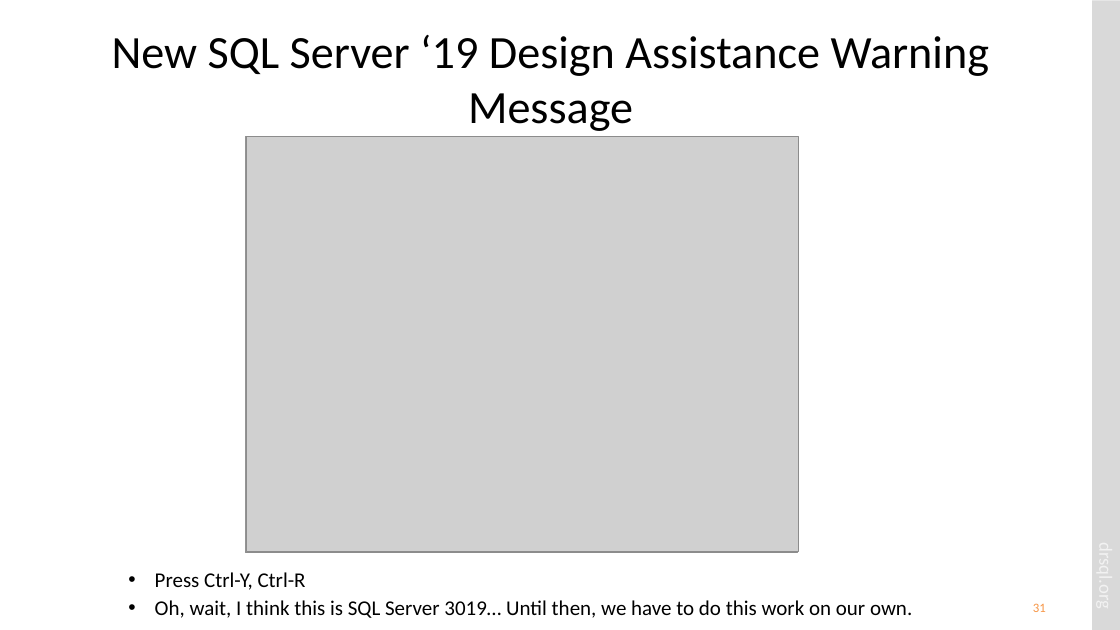
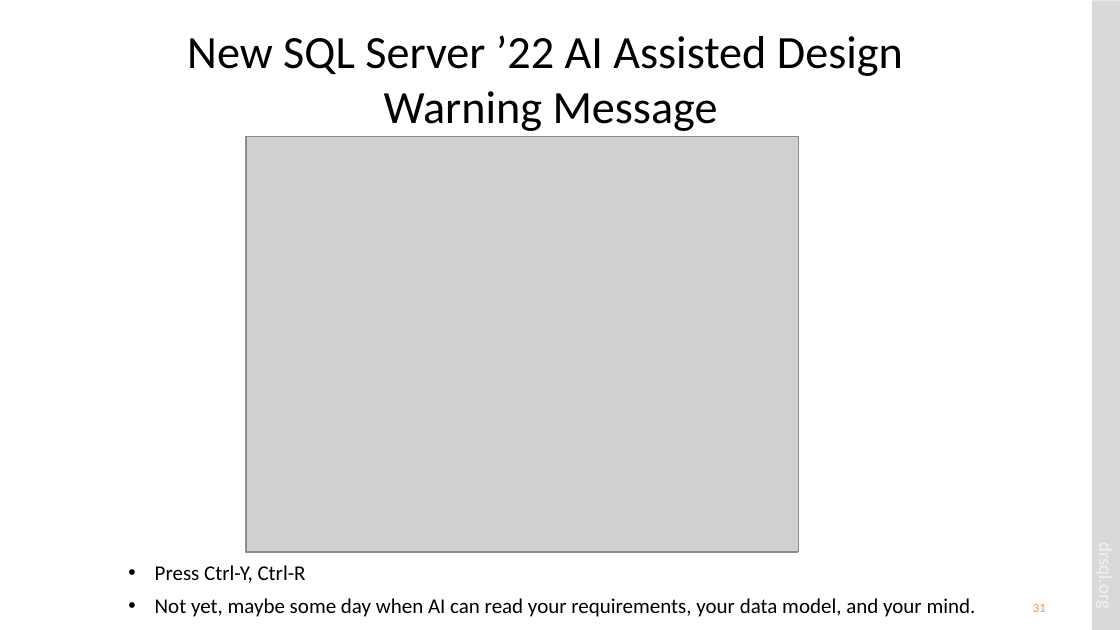
Before and after one commit to drsqlgithub/Presentation-Downloads, a slide deck: slide 31 of Relational Database Design/Relational Database Design.pptx. Drawn at 1120x630 pixels with LibreOffice and Linux fonts; fonts in the diff are those of the drawing; grey boxes stand for pictures. Boxes give left, top, right and bottom in pixels: in the first picture for what was removed or moved away, otherwise in the second. Text is boxed around its words. In the diff, an @@ line names an element or a change of style, - is before the commit and + after.

```diff
--- a/Relational Database Design/Relational Database Design.pptx
+++ b/Relational Database Design/Relational Database Design.pptx
@@ title at bbox=[187, 35, 903, 131]: text changed @@
-New SQL Server ‘19 Design Assistance Warning Message
+New SQL Server ’22 AI Assisted Design
+Warning Message
@@ text "Press Ctrl-Y, Ctrl-R": place and size @@
-text "Press Ctrl-Y, Ctrl-R" at bbox=[155, 572, 306, 590]
+text "Press Ctrl-Y, Ctrl-R" at bbox=[155, 565, 306, 583]
@@ text at bbox=[155, 598, 976, 617]: text changed @@
-• Oh, wait, I think this is SQL Server 3019… Until then, we have to do this work on our own.
+• Not yet, maybe some day when AI can read your requirements, your data model, and your mind.
```
Also in this commit, not shown: 10 other slides changed.
